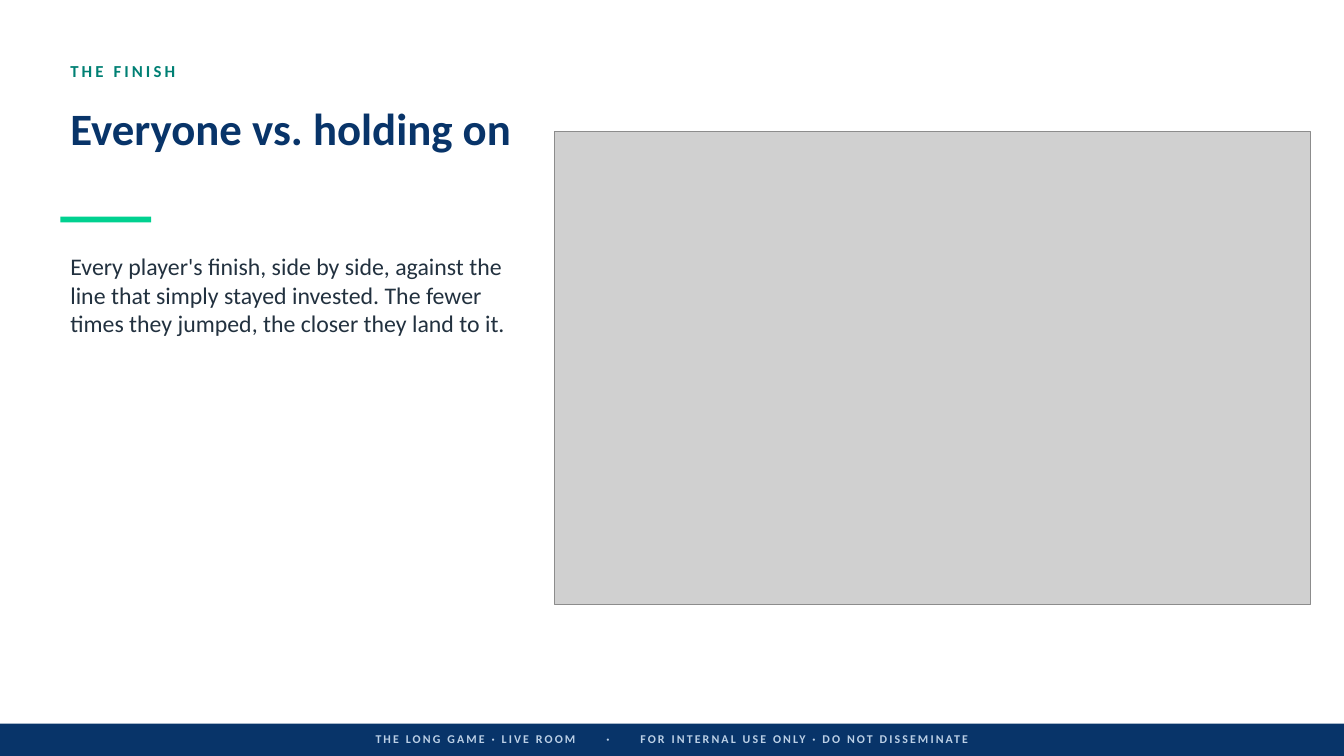
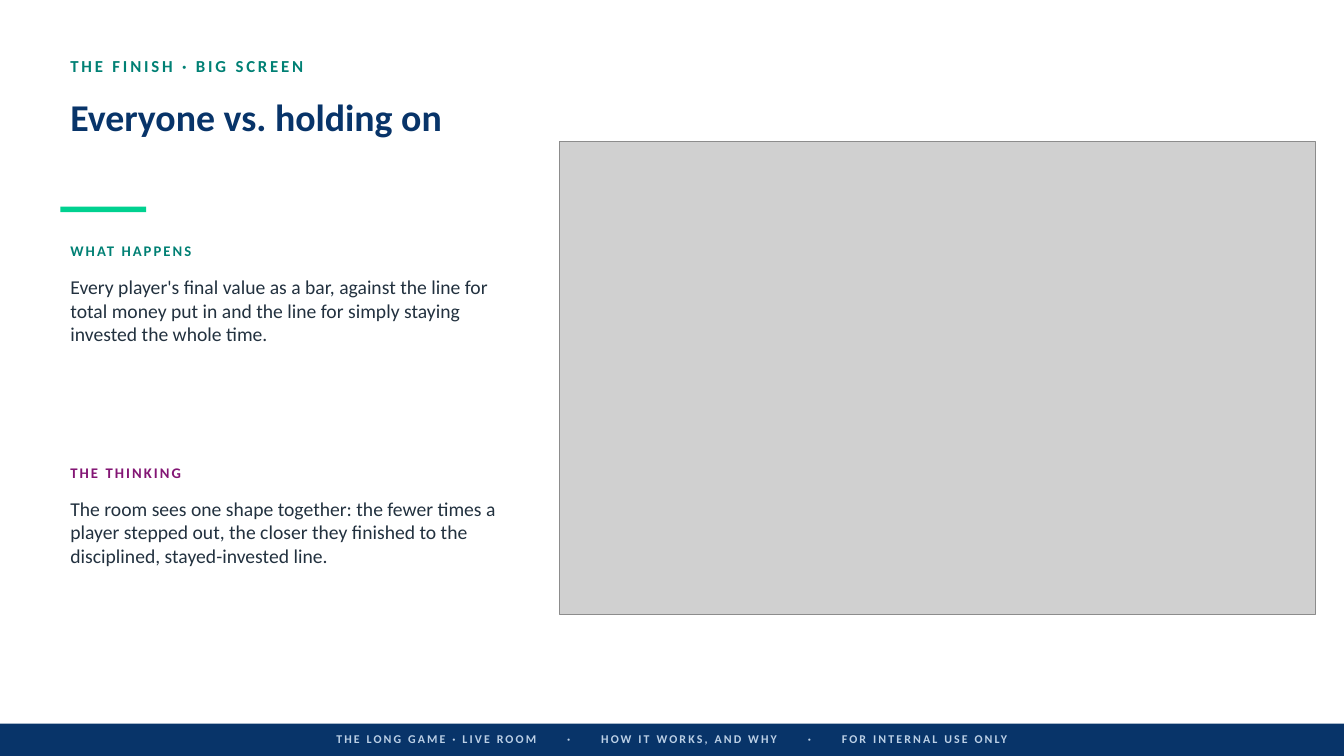
Before and after one commit to cheesin30/decisionframework, a slide deck: slide 11 of consultant-materials/The-Long-Game-Live-Walkthrough.pptx (slide 10 before the commit). Drawn at 1344x756 pixels with LibreOffice and Linux fonts; fonts in the diff are those of the drawing; grey boxes stand for pictures. Boxes give left, top, right and bottom in pixels: in the first picture for what was removed or moved away, otherwise in the second. Text is boxed around its words. In the diff, an @@ line names an element or a change of style, - is before the commit and + after.

```diff
--- a/consultant-materials/The-Long-Game-Live-Walkthrough.pptx
+++ b/consultant-materials/The-Long-Game-Live-Walkthrough.pptx
@@ text "Everyone vs. holding on": place and size @@
-text "Everyone vs. holding on" at (70,113,511,153)
+text "Everyone vs. holding on" at (70,104,442,138)
@@ text "Everyone vs. holding on" at (70,104,442,138): size 32 to 27 pt @@
@@ text at (70,61,304,72): text changed @@
-THE FINISH
+THE FINISH · BIG SCREEN
@@ picture: place and size @@
-picture at (555,132,1311,605)
+picture at (560,142,1316,615)
@@ rectangle: place and size @@
-rectangle at (60,217,151,223)
+rectangle at (60,207,146,213)
@@ text added at (60,237,539,269), 10.5 pt, text #008074, bold @@
+WHAT HAPPENS
@@ text at (70,280,488,341): text changed; size 17 to 14 pt @@
-Every player's finish, side by side, against the line that simply stayed invested. The fewer times they jumped, the closer they land to it.
+Every player's final value as a bar, against the line for total money put in and the line for simply staying invested the whole time.
@@ text added at (70,468,181,478), 10.5 pt, text #831574, bold @@
+THE THINKING
@@ text added at (70,502,495,566), 14 pt, text #22313F @@
+The room sees one shape together: the fewer times a player stepped out, the closer they finished to the disciplined, stayed-invested line.
@@ text at (336,735,777,745): text changed @@
-THE LONG GAME · LIVE ROOM · FOR INTERNAL USE ONLY · DO NOT DISSEMINATE
+THE LONG GAME · LIVE ROOM · HOW IT WORKS, AND WHY · FOR INTERNAL USE ONLY
```
Also in this commit, not shown: 3 other slides changed, 10 slides added, 9 slides removed, 1 other file.
